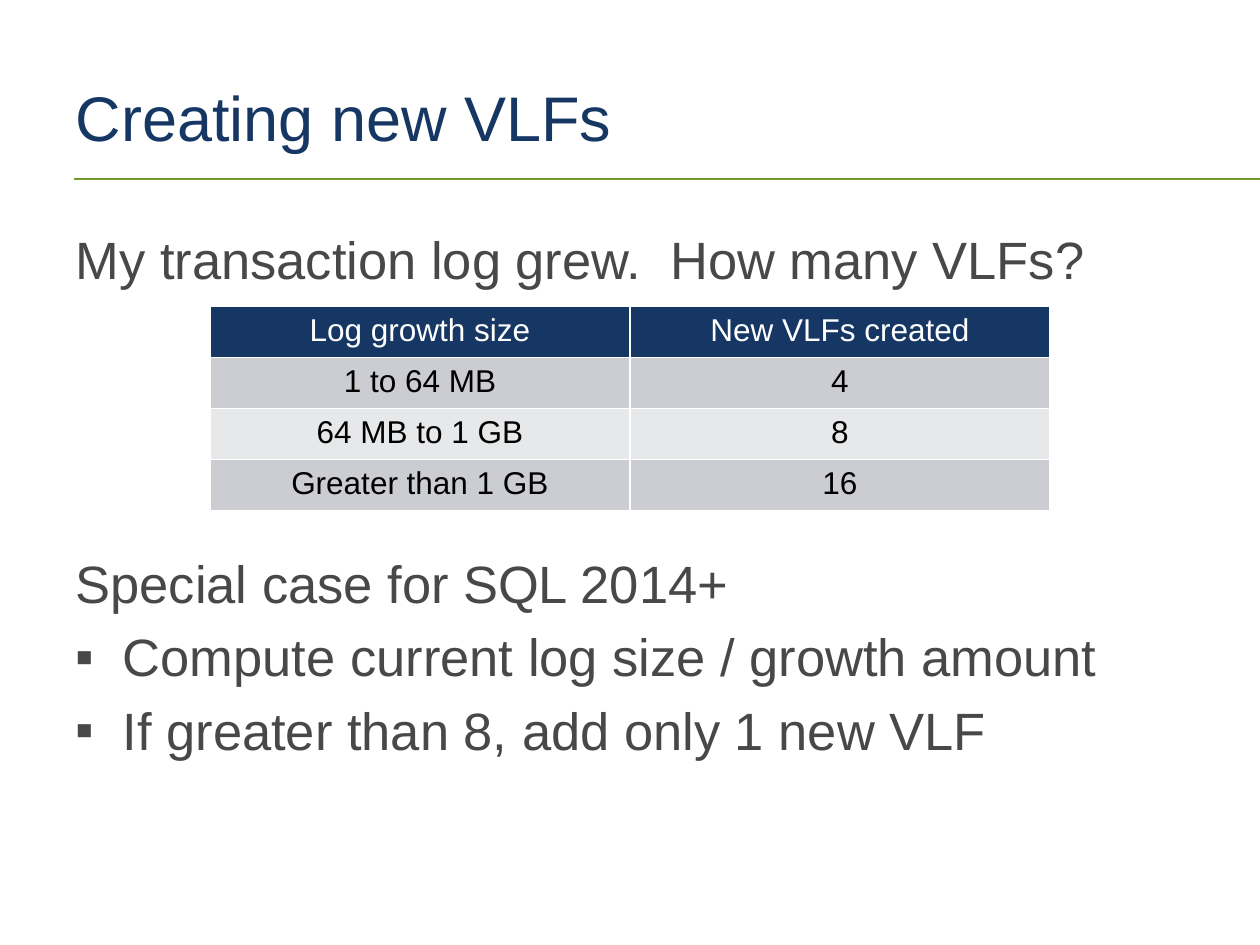
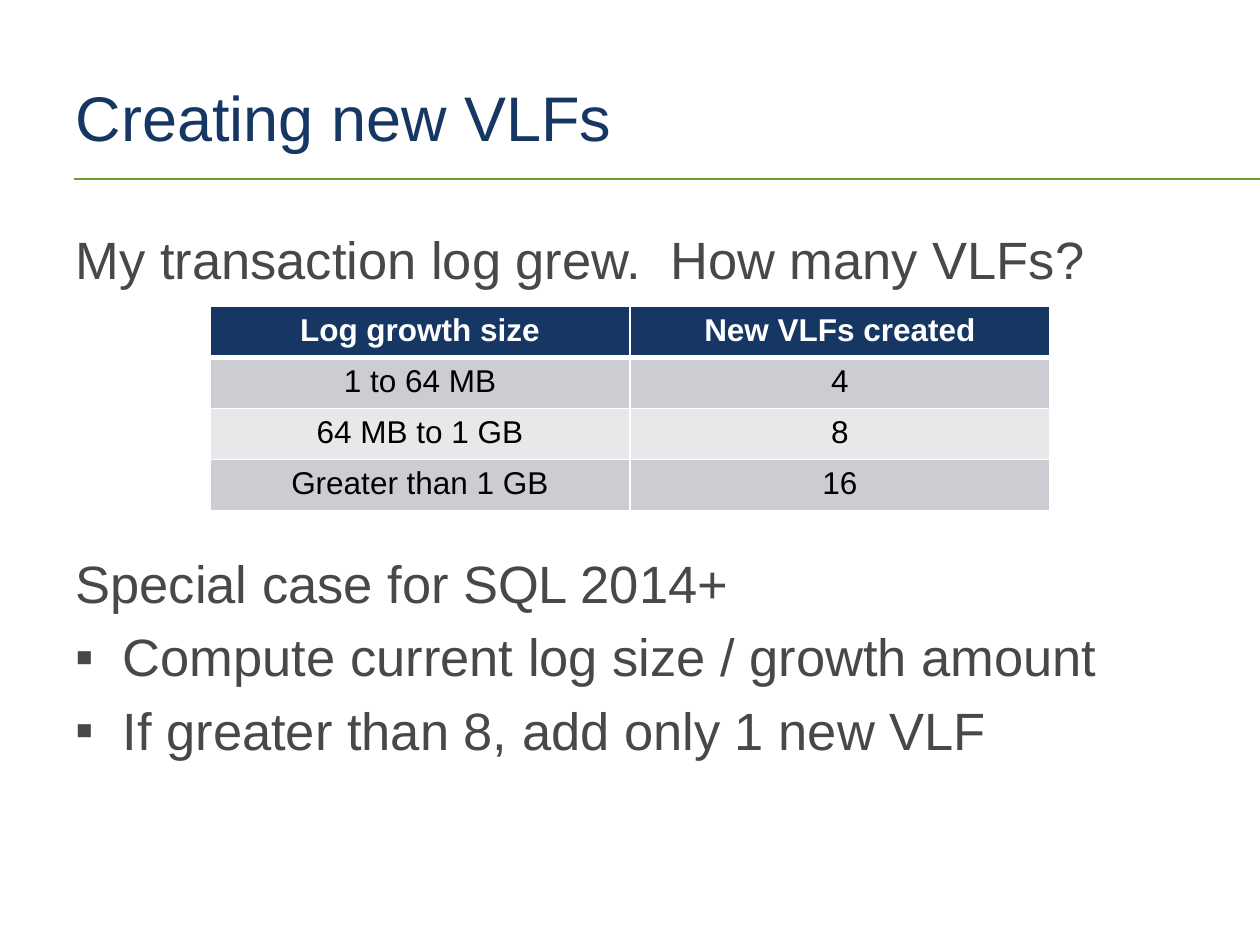
Before and after one commit to tf3604/LogFilePresentation, a slide deck: slide 47 of TransactionLog.pptx (slide 48 before the commit). Drawn at 1260x945 pixels with LibreOffice and Linux fonts; fonts in the diff are those of the drawing; background and template pictures are left out. Boxes give left, top, right and bottom in pixels: in the first picture for what was removed or moved away, otherwise in the second. Text is boxed around its words. In the diff, an @@ line names an element or a change of style, - is before the commit and + after.

```diff
--- a/TransactionLog.pptx
+++ b/TransactionLog.pptx
@@ table at (210,306,1050,510) @@
@@ bold on in "Log growth size", "New VLFs created" @@
```
Also in this commit, not shown: 2 other slides changed, 2 slides removed.
